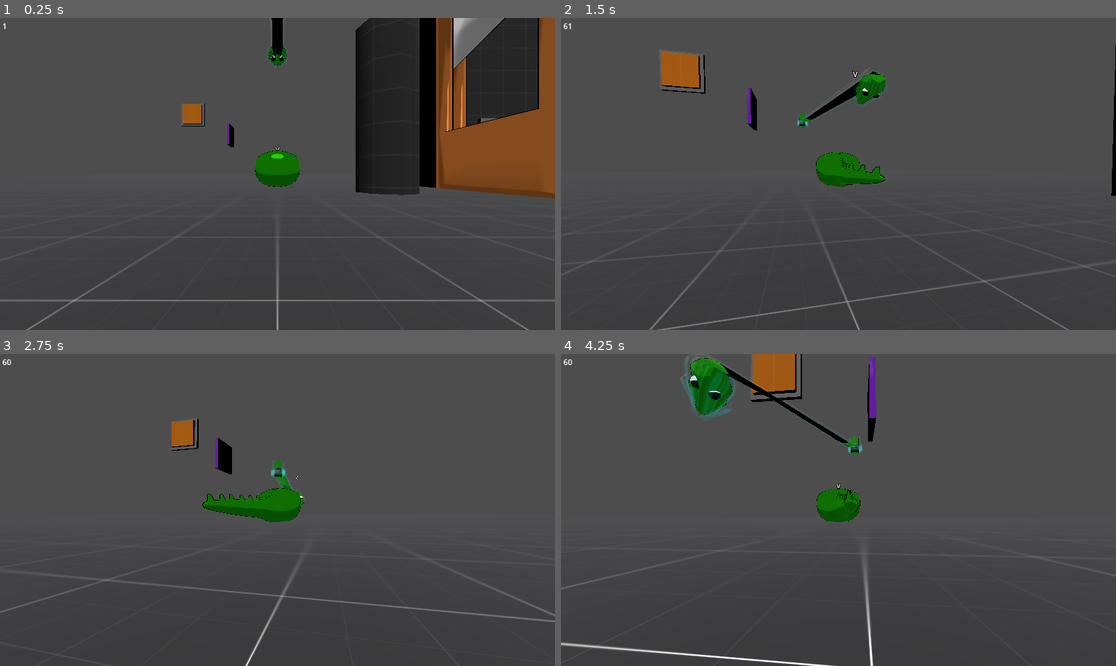
Above: before the commit, frames 1-4 (two rows, left to right).
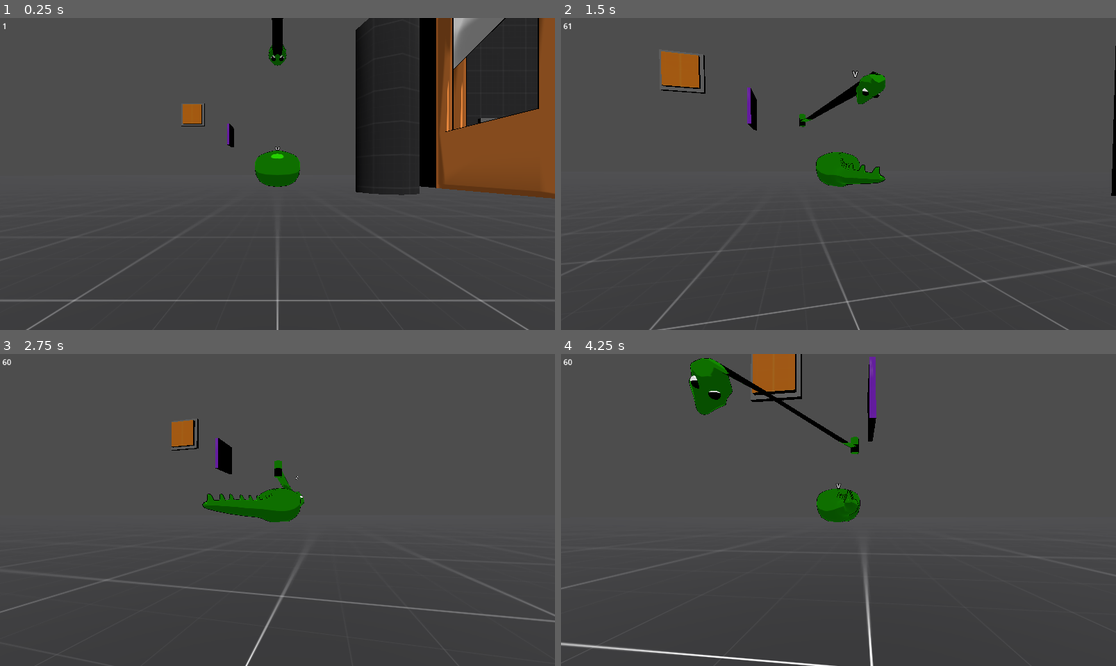
Above: after the commit, the same moments.

Repository: Norodix/Hydradynamic
Game: Godot game, scene res://Source/Environment/world.tscn
Two runs of this game, one before a commit and one after it. Both use one fixed random seed, a clock stepped at 60 frames per second and the inputs below.
Inputs (mouse positions are in pixels of both pictures, inside the frame that each line leads up to):
- Up to frame 1 (0.25 s): no input
- Up to frame 2 (1.5 s): tap Enter at 0.5 s; move the mouse to (832, 180) at 0.52 s; hold Ctrl (Sneak) 0.53-1.28 s; hold W (Forward) from 0.53 s (still down); move the mouse to (877, 177) at 1.27 s; tap Space (control_next) at 1.35 s
- Up to frame 3 (2.75 s): keep holding W (Forward); move the mouse to (233, 506) at 2.02 s; tap 0 at 2.1 s
- Up to frame 4 (4.25 s): move the mouse to (844, 510) at 2.77 s; release W (Forward) at 2.78 s; hold A (Left) 2.78-3.53 s; tap 9 at 2.85 s; move the mouse to (816, 503) at 3.52 s; hold W (Forward) from 3.53 s (still down); hold Ctrl (Sneak) from 3.53 s (still down)

The runs differ from the first frame. In frame 1, less than 0.1% of the frame differs, in the area x 48-52%, y 1-17%; in frame 2, less than 0.1%; in frame 3, less than 0.1%; in frame 4, 0.7%, in the area x 21-55%, y 0-33%.

Commit message:
Shock Shader Tweak

Diff:
--- a/Source/Materials/Shock_Shader.tres
+++ b/Source/Materials/Shock_Shader.tres
@@ -16,6 +16,13 @@
 default_input_values = [0, Vector3(0, 0, 0), 1, Vector3(2, 2, 2)]
 operator = 2
 
+[sub_resource type="VisualShaderNodeBooleanParameter" id="VisualShaderNodeBooleanParameter_u0254"]
+parameter_name = "Shock_Bool"
+qualifier = 2
+default_value_enabled = true
+
+[sub_resource type="VisualShaderNodeSwitch" id="VisualShaderNodeSwitch_cg3li"]
+
 [sub_resource type="VisualShaderNodeInput" id="VisualShaderNodeInput_n4v27"]
 input_name = "time"
 
@@ -81,7 +88,10 @@
 
 [resource]
 code = "shader_type spatial;
+render_mode cull_disabled;
+
 uniform sampler2D tex_vtx_2;
+instance uniform bool Shock_Bool = false;
 uniform sampler2D tex_frg_6;
 
 
@@ -140,6 +150,10 @@
 }
 
 void fragment() {
+// BooleanParameter:13
+	bool n_out13p0 = Shock_Bool;
+
+
 // Input:8
 	vec2 n_out8p0 = UV;
 
@@ -186,19 +200,26 @@
 	float n_out11p0 = n_out7p3 * n_in11p1;
 
 
+	float n_out15p0;
+// Switch:15
+	float n_in15p2 = 0.00000;
+	n_out15p0 = mix(n_in15p2, n_out11p0, float(n_out13p0));
+
+
 // VectorOp:12
 	vec3 n_in12p1 = vec3(2.00000, 2.00000, 2.00000);
 	vec3 n_out12p0 = vec3(n_out6p0.xyz) * n_in12p1;
 
 
 // Output:0
-	ALPHA = n_out11p0;
+	ALPHA = n_out15p0;
 	EMISSION = n_out12p0;
 
 
 }
 "
-graph_offset = Vector2(-425.498, 102.272)
+graph_offset = Vector2(-536.59, -118.877)
+modes/cull = 2
 nodes/vertex/2/node = SubResource("VisualShaderNodeTexture_os4nw")
 nodes/vertex/2/position = Vector2(-820, 680)
 nodes/vertex/3/node = SubResource("VisualShaderNodeInput_t1fro")
@@ -222,26 +243,31 @@
 nodes/vertex/16/node = SubResource("VisualShaderNodeVectorOp_w2sqf")
 nodes/vertex/16/position = Vector2(-1060, 720)
 nodes/vertex/connections = PackedInt32Array(3, 0, 4, 0, 4, 0, 5, 0, 13, 0, 14, 0, 8, 0, 15, 0, 15, 0, 0, 0, 14, 0, 9, 0, 2, 0, 9, 1, 9, 0, 15, 1, 6, 0, 16, 0, 5, 0, 16, 1, 16, 0, 2, 0)
+nodes/fragment/0/position = Vector2(900, 220)
 nodes/fragment/2/node = SubResource("VisualShaderNodeInput_n4v27")
-nodes/fragment/2/position = Vector2(-1580, 720)
+nodes/fragment/2/position = Vector2(-1620, 600)
 nodes/fragment/3/node = SubResource("VisualShaderNodeFloatFunc_53s7d")
-nodes/fragment/3/position = Vector2(-1060, 720)
+nodes/fragment/3/position = Vector2(-1100, 600)
 nodes/fragment/4/node = SubResource("VisualShaderNodeFloatFunc_8r34w")
-nodes/fragment/4/position = Vector2(-860, 720)
+nodes/fragment/4/position = Vector2(-900, 600)
 nodes/fragment/5/node = SubResource("VisualShaderNodeFloatOp_aujgj")
-nodes/fragment/5/position = Vector2(-1260, 700)
+nodes/fragment/5/position = Vector2(-1300, 580)
 nodes/fragment/6/node = SubResource("VisualShaderNodeTexture_6lts7")
-nodes/fragment/6/position = Vector2(-320, 360)
+nodes/fragment/6/position = Vector2(-300, 320)
 nodes/fragment/7/node = SubResource("VisualShaderNodeVectorDecompose_187eb")
-nodes/fragment/7/position = Vector2(3.70607, 448.836)
+nodes/fragment/7/position = Vector2(-100, 120)
 nodes/fragment/8/node = SubResource("VisualShaderNodeInput_2y7l4")
-nodes/fragment/8/position = Vector2(-1160, 460)
+nodes/fragment/8/position = Vector2(-1200, 340)
 nodes/fragment/9/node = SubResource("VisualShaderNodeVectorOp_nec7s")
-nodes/fragment/9/position = Vector2(-551.321, 500.745)
+nodes/fragment/9/position = Vector2(-580, 380)
 nodes/fragment/10/node = SubResource("VisualShaderNodeVectorOp_xrae5")
-nodes/fragment/10/position = Vector2(-789.57, 494.09)
+nodes/fragment/10/position = Vector2(-820, 380)
 nodes/fragment/11/node = SubResource("VisualShaderNodeFloatOp_o2c7b")
-nodes/fragment/11/position = Vector2(220, 460)
+nodes/fragment/11/position = Vector2(140, 120)
 nodes/fragment/12/node = SubResource("VisualShaderNodeVectorOp_jgrjf")
-nodes/fragment/12/position = Vector2(20, 260)
-nodes/fragment/connections = PackedInt32Array(3, 0, 4, 0, 2, 0, 5, 0, 5, 0, 3, 0, 6, 0, 7, 0, 4, 0, 9, 1, 9, 0, 6, 0, 8, 0, 10, 0, 10, 0, 9, 0, 7, 3, 11, 0, 11, 0, 0, 1, 6, 0, 12, 0, 12, 0, 0, 5)
+nodes/fragment/12/position = Vector2(500, 520)
+nodes/fragment/13/node = SubResource("VisualShaderNodeBooleanParameter_u0254")
+nodes/fragment/13/position = Vector2(-100, -100)
+nodes/fragment/15/node = SubResource("VisualShaderNodeSwitch_cg3li")
+nodes/fragment/15/position = Vector2(420, 40)
+nodes/fragment/connections = PackedInt32Array(3, 0, 4, 0, 2, 0, 5, 0, 5, 0, 3, 0, 6, 0, 7, 0, 4, 0, 9, 1, 9, 0, 6, 0, 8, 0, 10, 0, 10, 0, 9, 0, 7, 3, 11, 0, 6, 0, 12, 0, 12, 0, 0, 5, 13, 0, 15, 0, 11, 0, 15, 1, 15, 0, 0, 1)
Not shown: 1 places in Source/Materials/Shock_Shader.tres that only renumber resources
